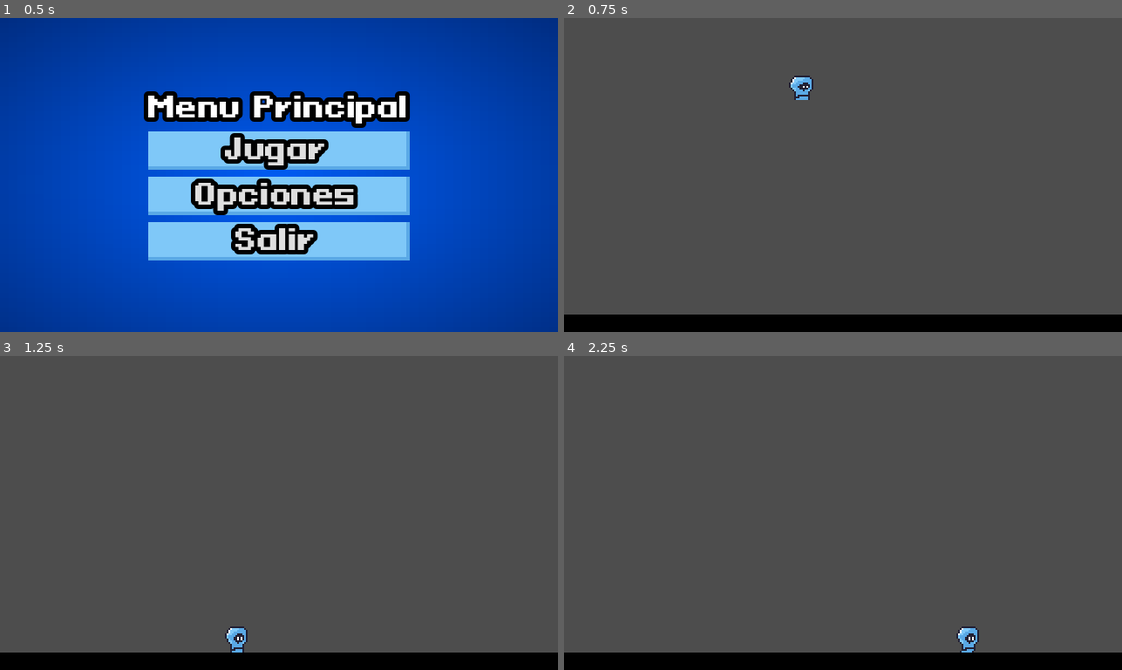
Above: before the commit, frames 1-4 (two rows, left to right).
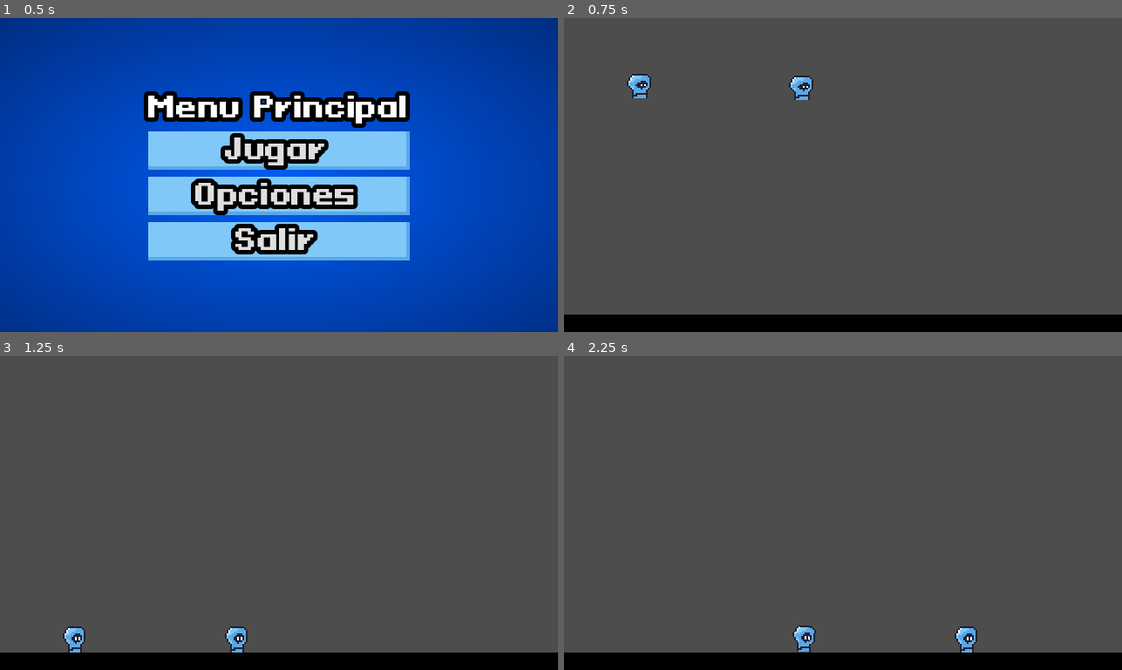
Above: after the commit, the same moments.

Repository: Alexoga9/Lame_Jam
Game: Godot game, scene res://Menu UI/Menu Principal/menu_principal.tscn
Two runs of this game, one before a commit and one after it. Both use one fixed random seed, a clock stepped at 60 frames per second and the inputs below.
Inputs:
- Up to frame 1 (0.5 s): no input
- Up to frame 2 (0.75 s): click "Jugar" at 0.5 s
- Up to frame 3 (1.25 s): no input
- Up to frame 4 (2.25 s): hold D (mover_derecha) from 1.28 s (still down); tap Space (saltar) at 1.35, 1.52, 1.82, 2.1 s

Frame 1 is identical in both runs. In frame 2, 0.3% of the frame differs, in the area x 11-16%, y 17-26%; in frame 3, 0.3%; in frame 4, 0.4%, in the area x 40-75%, y 85-95%.

Commit message:
Animación de tambaleo al caminar
Una animación de caminar, cambios en el script para el giro del personaje.

Diff:
--- a/Jugador/bubblemancer.tscn
+++ b/Jugador/bubblemancer.tscn
@@ -9,11 +9,11 @@
 [node name="Bubblemancer" type="CharacterBody2D"]
 script = ExtResource("1_w6ivw")
 
+[node name="Animacion" type="AnimatedSprite2D" parent="."]
+unique_name_in_owner = true
+sprite_frames = ExtResource("2_b2dww")
+animation = &"Caminar"
+
 [node name="CollisionShape2D" type="CollisionShape2D" parent="."]
 position = Vector2(-0.5, 1)
 shape = SubResource("RectangleShape2D_tbvex")
-
-[node name="Animacion" type="AnimatedSprite2D" parent="."]
-unique_name_in_owner = true
-sprite_frames = ExtResource("2_b2dww")
-animation = &"Idle"
--- /dev/null
+++ b/Jugador/bubblemancerG2.gd
@@ -0,0 +1,59 @@
+extends CharacterBody2D
+
+@onready var animacion = %Animacion
+@onready var Anim = $Animacion/AnimationPlayer
+
+@export var velocidad: float
+@export var salto: float
+
+var gravedad = ProjectSettings.get_setting("physics/2d/default_gravity")
+
+
+func _physics_process(delta):
+	mover_x()
+	girar_personaje_al_moverse()
+	saltar(delta)
+	actualizacion_de_animaciones()
+	cambio_de_skin()
+
+	move_and_slide()
+
+
+func mover_x():
+	var input_axis = Input.get_axis("mover_izquierda", "mover_derecha")
+	velocity.x = input_axis * velocidad
+
+
+func girar_personaje_al_moverse():
+	if (velocity.x < 0) :
+		animacion.flip_h = true
+	elif (velocity.x > 0): animacion.flip_h = false
+
+
+func saltar(delta):
+	if Input.is_action_just_pressed("saltar") and is_on_floor():
+		velocity.y = salto
+
+	if not is_on_floor():
+		velocity.y += gravedad * delta
+
+
+func actualizacion_de_animaciones():
+	if not is_on_floor():
+		if velocity.y <0:
+			animacion.play("Saltar")
+		else:
+			animacion.play("Caida")
+		return
+
+	if velocity.x:
+		animacion.play("Caminar")
+		Anim.play("Walk")
+	else:
+		animacion.play("Idle")
+		Anim.stop()
+
+func cambio_de_skin():
+	if Input.is_action_pressed("mover_arriba"):
+		animacion.play("Bubble")
+		Anim.play("Float")
--- /dev/null
+++ b/Jugador/bubblemancerG2.tscn
@@ -0,0 +1,93 @@
+[gd_scene load_steps=8 format=3 uid="uid://lbch5jcvkc38"]
+
+[ext_resource type="Script" path="res://Jugador/bubblemancerG2.gd" id="1_c5jt8"]
+[ext_resource type="SpriteFrames" uid="uid://bjktw8janm542" path="res://Jugador/bubblemancer_sheet.tres" id="2_vhpm8"]
+
+[sub_resource type="RectangleShape2D" id="RectangleShape2D_tbvex"]
+size = Vector2(11, 14)
+
+[sub_resource type="Animation" id="Animation_3hy62"]
+resource_name = "Float"
+length = 2.5
+loop_mode = 1
+tracks/0/type = "value"
+tracks/0/imported = false
+tracks/0/enabled = true
+tracks/0/path = NodePath(".:position")
+tracks/0/interp = 1
+tracks/0/loop_wrap = true
+tracks/0/keys = {
+"times": PackedFloat32Array(0, 0.266667, 0.633333, 1.1, 1.56667, 1.86667),
+"transitions": PackedFloat32Array(1, 1, 1, 1, 1, 1),
+"update": 0,
+"values": [Vector2(0, 0), Vector2(1, -4), Vector2(0, -8), Vector2(-2, -2), Vector2(4, -8), Vector2(-1, -6)]
+}
+
+[sub_resource type="Animation" id="Animation_2vbol"]
+length = 0.001
+tracks/0/type = "value"
+tracks/0/imported = false
+tracks/0/enabled = true
+tracks/0/path = NodePath("%Animacion/..:rotation")
+tracks/0/interp = 1
+tracks/0/loop_wrap = true
+tracks/0/keys = {
+"times": PackedFloat32Array(0),
+"transitions": PackedFloat32Array(1),
+"update": 0,
+"values": [0.0]
+}
+tracks/1/type = "value"
+tracks/1/imported = false
+tracks/1/enabled = true
+tracks/1/path = NodePath(".:position")
+tracks/1/interp = 1
+tracks/1/loop_wrap = true
+tracks/1/keys = {
+"times": PackedFloat32Array(0),
+"transitions": PackedFloat32Array(1),
+"update": 0,
+"values": [Vector2(0, 0)]
+}
+
+[sub_resource type="Animation" id="Animation_s3x8e"]
+resource_name = "Walk"
+loop_mode = 1
+tracks/0/type = "value"
+tracks/0/imported = false
+tracks/0/enabled = true
+tracks/0/path = NodePath("%Animacion/..:rotation")
+tracks/0/interp = 1
+tracks/0/loop_wrap = true
+tracks/0/keys = {
+"times": PackedFloat32Array(0, 0.266667, 0.766667),
+"transitions": PackedFloat32Array(1, 1, 1),
+"update": 0,
+"values": [0.0, -0.143117, 0.284489]
+}
+
+[sub_resource type="AnimationLibrary" id="AnimationLibrary_f1igf"]
+_data = {
+"Float": SubResource("Animation_3hy62"),
+"RESET": SubResource("Animation_2vbol"),
+"Walk": SubResource("Animation_s3x8e")
+}
+
+[node name="Bubblemancer" type="CharacterBody2D"]
+script = ExtResource("1_c5jt8")
+
+[node name="CollisionShape2D" type="CollisionShape2D" parent="."]
+position = Vector2(-0.5, 1)
+shape = SubResource("RectangleShape2D_tbvex")
+
+[node name="Animacion" type="AnimatedSprite2D" parent="."]
+unique_name_in_owner = true
+sprite_frames = ExtResource("2_vhpm8")
+animation = &"Caminar"
+frame = 3
+frame_progress = 0.584027
+
+[node name="AnimationPlayer" type="AnimationPlayer" parent="Animacion"]
+libraries = {
+"": SubResource("AnimationLibrary_f1igf")
+}
--- a/Jugador/bubblemancer_sheet.tres
+++ b/Jugador/bubblemancer_sheet.tres
@@ -1,6 +1,15 @@
-[gd_resource type="SpriteFrames" load_steps=12 format=3 uid="uid://bjktw8janm542"]
+[gd_resource type="SpriteFrames" load_steps=18 format=3 uid="uid://bjktw8janm542"]
 
 [ext_resource type="Texture2D" uid="uid://d2k0xd5d3l0oj" path="res://Jugador/Jugador-Sheet.png" id="1_6nnwo"]
+[ext_resource type="Texture2D" uid="uid://c4k5hykxls77u" path="res://Jugador/BubbleSheet.png" id="1_c1x0r"]
+
+[sub_resource type="AtlasTexture" id="AtlasTexture_mwkmi"]
+atlas = ExtResource("1_c1x0r")
+region = Rect2(0, 0, 16, 16)
+
+[sub_resource type="AtlasTexture" id="AtlasTexture_vq8j3"]
+atlas = ExtResource("1_c1x0r")
+region = Rect2(16, 0, 16, 16)
 
 [sub_resource type="AtlasTexture" id="AtlasTexture_kdgn8"]
 atlas = ExtResource("1_6nnwo")
@@ -10,13 +19,25 @@
 atlas = ExtResource("1_6nnwo")
 region = Rect2(48, 0, 16, 16)
 
-[sub_resource type="AtlasTexture" id="AtlasTexture_51kx3"]
-atlas = ExtResource("1_6nnwo")
-region = Rect2(0, 16, 16, 16)
-
 [sub_resource type="AtlasTexture" id="AtlasTexture_l1lnt"]
 atlas = ExtResource("1_6nnwo")
 region = Rect2(16, 16, 16, 16)
+
+[sub_resource type="AtlasTexture" id="AtlasTexture_f5ho1"]
+atlas = ExtResource("1_6nnwo")
+region = Rect2(0, 32, 16, 16)
+
+[sub_resource type="AtlasTexture" id="AtlasTexture_1wghi"]
+atlas = ExtResource("1_6nnwo")
+region = Rect2(16, 32, 16, 16)
+
+[sub_resource type="AtlasTexture" id="AtlasTexture_qnwqy"]
+atlas = ExtResource("1_6nnwo")
+region = Rect2(32, 32, 16, 16)
+
+[sub_resource type="AtlasTexture" id="AtlasTexture_f3ii1"]
+atlas = ExtResource("1_6nnwo")
+region = Rect2(48, 32, 16, 16)
 
 [sub_resource type="AtlasTexture" id="AtlasTexture_87r6g"]
 atlas = ExtResource("1_6nnwo")
@@ -46,6 +67,17 @@
 animations = [{
 "frames": [{
 "duration": 1.0,
+"texture": SubResource("AtlasTexture_mwkmi")
+}, {
+"duration": 1.0,
+"texture": SubResource("AtlasTexture_vq8j3")
+}],
+"loop": true,
+"name": &"Bubble",
+"speed": 2.0
+}, {
+"frames": [{
+"duration": 1.0,
 "texture": SubResource("AtlasTexture_kdgn8")
 }, {
 "duration": 1.0,
@@ -57,10 +89,19 @@
 }, {
 "frames": [{
 "duration": 1.0,
-"texture": SubResource("AtlasTexture_51kx3")
+"texture": SubResource("AtlasTexture_l1lnt")
 }, {
 "duration": 1.0,
-"texture": SubResource("AtlasTexture_l1lnt")
+"texture": SubResource("AtlasTexture_f5ho1")
+}, {
+"duration": 1.0,
+"texture": SubResource("AtlasTexture_1wghi")
+}, {
+"duration": 1.0,
+"texture": SubResource("AtlasTexture_qnwqy")
+}, {
+"duration": 1.0,
+"texture": SubResource("AtlasTexture_f3ii1")
 }],
 "loop": true,
 "name": &"Caminar",
--- a/Jugador/mundo_prueba.tscn
+++ b/Jugador/mundo_prueba.tscn
@@ -1,7 +1,8 @@
-[gd_scene load_steps=7 format=3 uid="uid://btiycbts4icfn"]
+[gd_scene load_steps=8 format=3 uid="uid://btiycbts4icfn"]
 
 [ext_resource type="PackedScene" uid="uid://7slf76pp6ve8" path="res://Jugador/bubblemancer.tscn" id="1_e26fo"]
 [ext_resource type="PackedScene" uid="uid://drieqv0q3qej6" path="res://Menu UI/Pausa/pausa.tscn" id="2_pdgpf"]
+[ext_resource type="PackedScene" uid="uid://lbch5jcvkc38" path="res://Jugador/bubblemancerG2.tscn" id="2_rbg81"]
 
 [sub_resource type="PhysicsMaterial" id="PhysicsMaterial_jg4g2"]
 
@@ -34,3 +35,8 @@
 
 [node name="Pausa" parent="." instance=ExtResource("2_pdgpf")]
 visible = false
+
+[node name="Bubblemancer2" parent="." instance=ExtResource("2_rbg81")]
+position = Vector2(43, 23)
+velocidad = 100.0
+salto = -400.0
Binary file added: Jugador/BubbleSheet.png
Not shown, added: Jugador/BubbleSheet.png.import
Binary file added: Jugador/BubbleSimple.png
Not shown, added: Jugador/BubbleSimple.png.import
